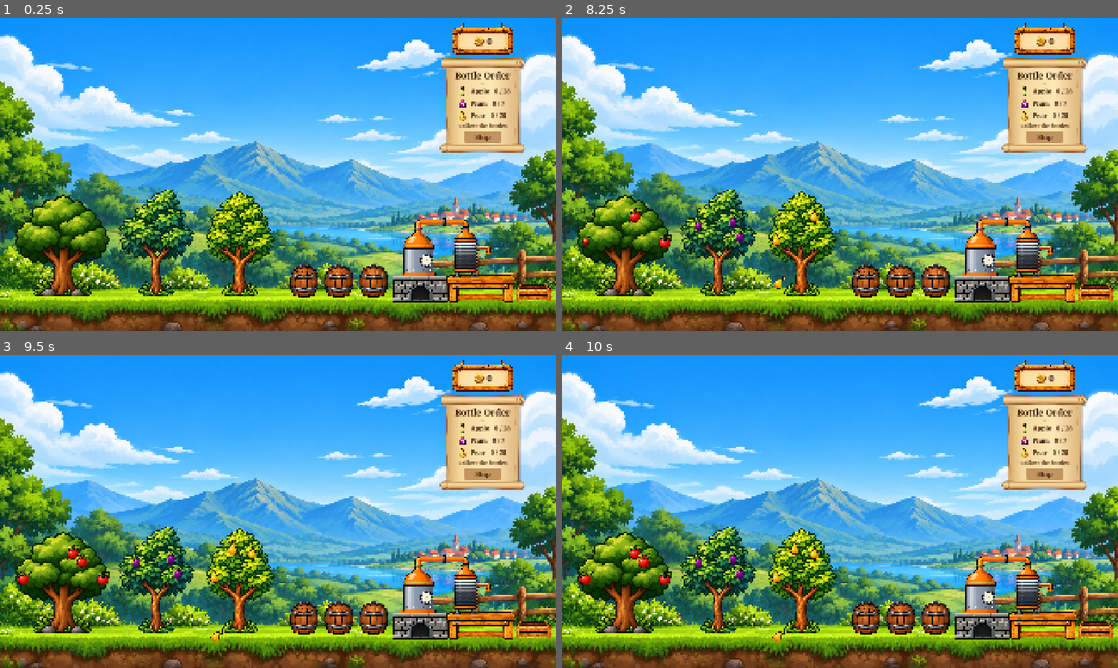
Above: before the commit, frames 1-4 (two rows, left to right).
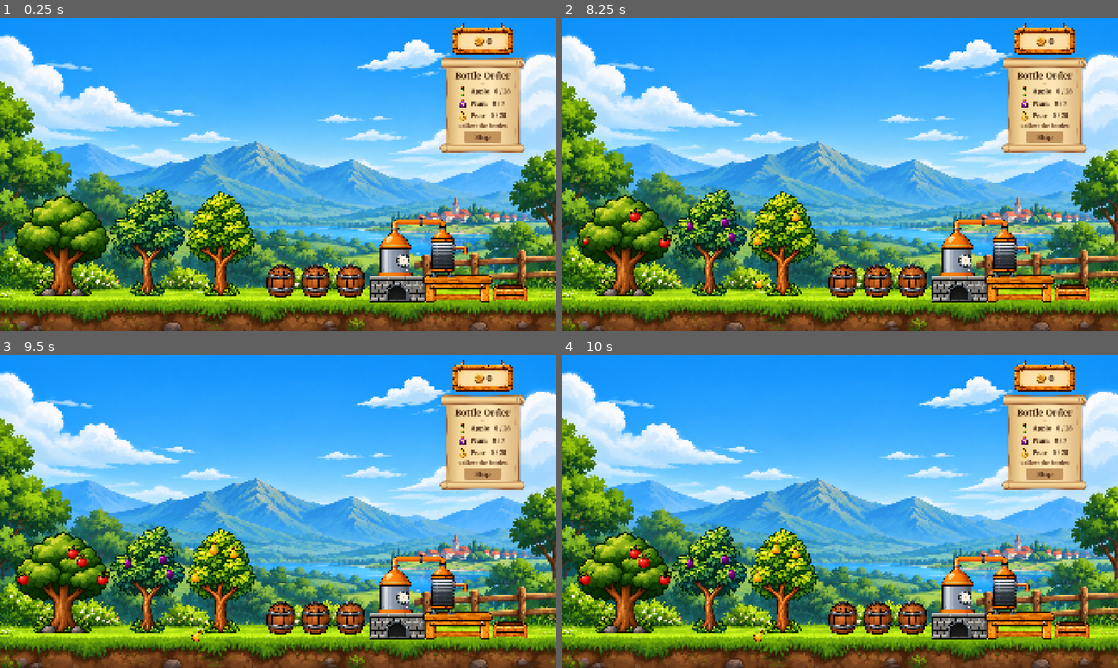
Above: after the commit, the same moments.

Repository: Neshi84/Orchard-Game
Game: Godot game, scene res://scenes/Game.tscn
The game is run twice, just before and just after one commit, with the same random seed, the same clock (stepped at 60 frames per second) and the same inputs.
Inputs (mouse positions are in pixels of both pictures, inside the frame that each line leads up to):
- Up to frame 1 (0.25 s): no input
- Up to frame 2 (8.25 s): tap Enter at 0.5, 2, 4.25 s; move the mouse to (867, 280) at 0.52 s; click (867, 280) at 0.67 s; tap Space at 1.25, 2.75, 6.5 s; move the mouse to (901, 280) at 1.27 s; click (901, 280) at 1.42 s; move the mouse to (784, 221) at 2.02 s; click (784, 221) at 2.17 s; move the mouse to (634, 215) at 2.77 s; click (634, 215) at 2.92 s; move the mouse to (734, 221) at 3.52 s; click (734, 221) at 3.67 s; move the mouse to (812, 215) at 4.27 s; click (812, 215) at 4.42 s; move the mouse to (667, 240) at 5.02 s; click (667, 240) at 5.17 s; move the mouse to (739, 237) at 5.77 s; click (739, 237) at 5.92 s; move the mouse to (778, 237) at 6.52 s; click (778, 237) at 6.67 s; move the mouse to (584, 240) at 7.27 s; click (584, 240) at 7.42 s; move the mouse to (701, 227) at 8.02 s; click (701, 227) at 8.17 s
- Up to frame 3 (9.5 s): move the mouse to (83, 558) at 8.77 s; click (83, 558) at 8.92 s
- Up to frame 4 (10 s): move the mouse to (795, 549) at 9.52 s; click (795, 549) at 9.67 s

The runs differ from the first frame. In frame 1, 12% of the frame differs, in the area x 19-100%, y 54-91%; in frame 2, 12%; in frame 3, 12%; in frame 4, 12%, in the area x 19-100%, y 54-92%.

Commit message:
Tighten the orchard layout
Bring the trees closer together and shift the barrels, still, crate, and fox landing point left.

Diff:
--- a/scenes/Game.tscn
+++ b/scenes/Game.tscn
@@ -81,35 +81,35 @@
 
 [node name="PlumTree" parent="." instance=ExtResource("9_plum_tree")]
 z_index = 1
-position = Vector2(540, 786)
+position = Vector2(510, 786)
 scale = Vector2(0.5, 0.5)
 
 [node name="PearTree" parent="." instance=ExtResource("11_pear_tree")]
 z_index = 1
-position = Vector2(830, 786)
+position = Vector2(765, 786)
 scale = Vector2(0.5, 0.5)
 
 [node name="Barrel" parent="." unique_id=700381046 instance=ExtResource("3_aug50")]
 z_index = 2
-position = Vector2(1116, 803)
+position = Vector2(1036, 803)
 capacity = 5
 
 [node name="Barrel2" parent="." instance=ExtResource("3_aug50")]
 z_index = 2
-position = Vector2(1236, 803)
+position = Vector2(1156, 803)
 capacity = 5
 
 [node name="Barrel3" parent="." instance=ExtResource("3_aug50")]
 z_index = 2
-position = Vector2(1356, 803)
+position = Vector2(1276, 803)
 capacity = 5
 
 [node name="Still" parent="." unique_id=188314992 instance=ExtResource("4_kiw3p")]
 z_index = 2
-position = Vector2(1565, 844.4)
+position = Vector2(1485, 844.4)
 
 [node name="BottleCrate" type="Node2D" parent="."]
-position = Vector2(1842, 943)
+position = Vector2(1762, 943)
 z_index = 2
 script = ExtResource("18_crate_script")
 
@@ -167,7 +167,7 @@
 position = Vector2(-100, 1000)
 
 [node name="FoxLanding" type="Marker2D" parent="."]
-position = Vector2(1425, 1000)
+position = Vector2(1345, 1000)
 
 [node name="FoxVisitTimer" type="Timer" parent="."]
 one_shot = true
